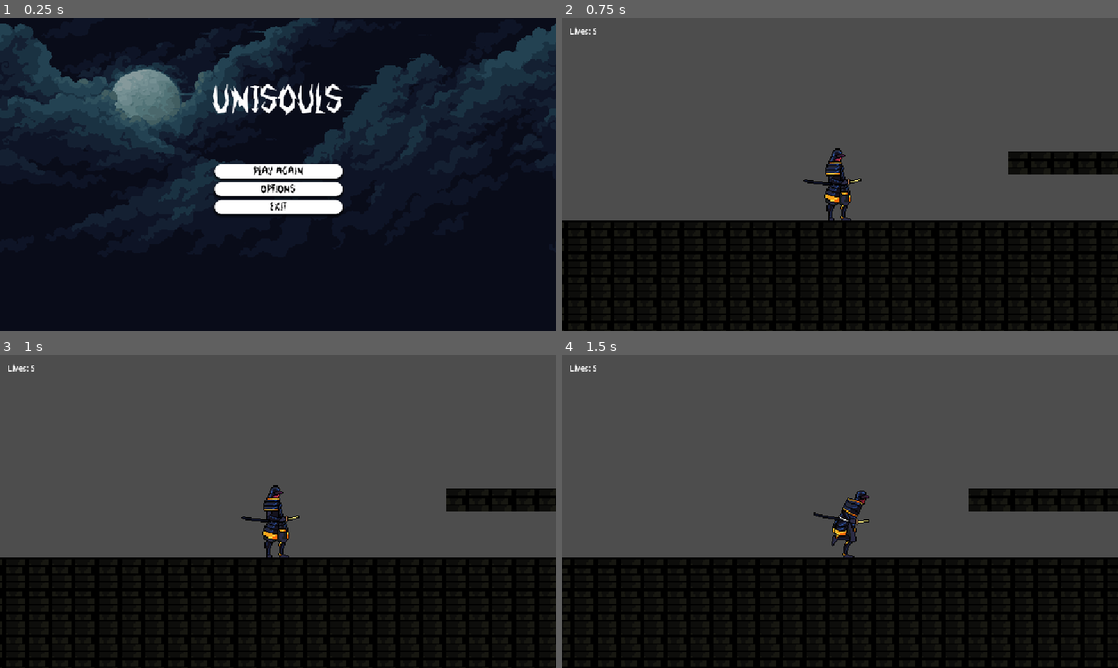
Above: before the commit, frames 1-4 (two rows, left to right).
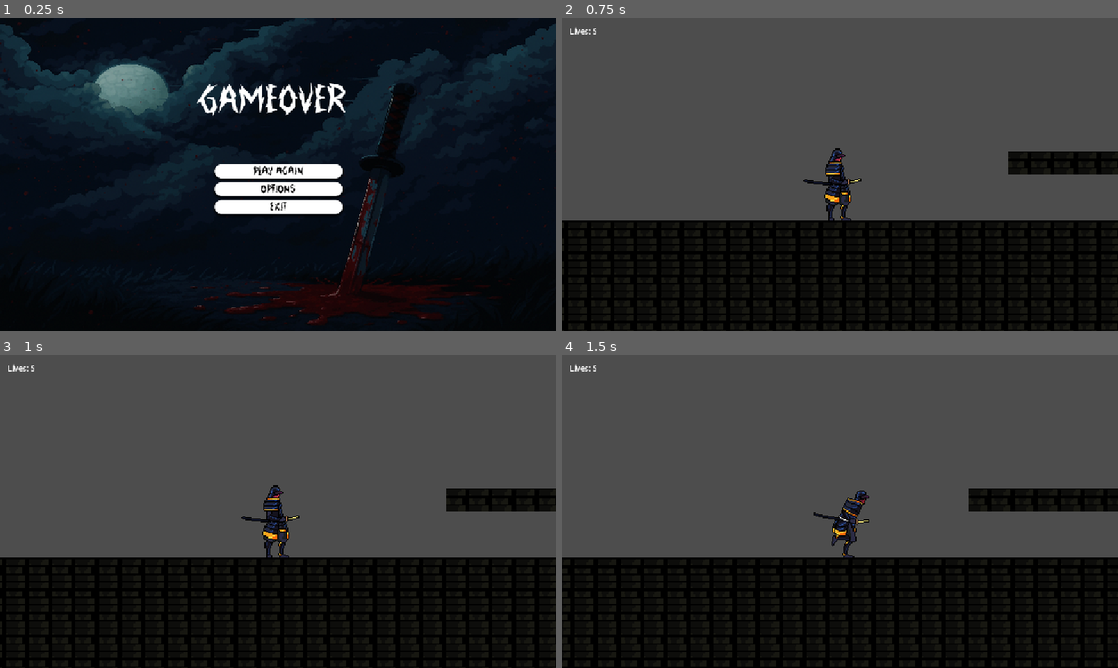
Above: after the commit, the same moments.

Repository: lmitsuol/UNISOULS
Game: Godot game, scene res://Menu/gameover.tscn
Two runs of this game, one before a commit and one after it. Both use one fixed random seed, a clock stepped at 60 frames per second and the inputs below. This scene is started directly instead of the project's main scene.
Inputs:
- Up to frame 1 (0.25 s): no input
- Up to frame 2 (0.75 s): click "Play Again" at 0.5 s
- Up to frame 3 (1 s): no input
- Up to frame 4 (1.5 s): tap Enter at 1.25 s; hold Right (ui_right) from 1.28 s (still down); tap X (Atacar) at 1.35 s

The runs differ from the first frame. In frame 1, 15% of the frame differs, in the area x 0-100%, y 0-98%; in frame 2, nothing differs; in frame 3, nothing differs; in frame 4, nothing differs.

Commit message:
Add new game over background and music
Replaced the game over screen's background image and music with new assets. Updated scene files to use Bg-gameover.png and GameOver_Song.mp3, and set music looping to false for game over and main menu. Added AudioStreamPlayer2D to the main game scene for background music.

Diff:
--- a/uni-souls-main/Menu/gameover.tscn
+++ b/uni-souls-main/Menu/gameover.tscn
@@ -1,14 +1,14 @@
 [gd_scene load_steps=18 format=3 uid="uid://bkwlgq2nxb41n"]
 
-[ext_resource type="Texture2D" uid="uid://dj7yxe6ixs78a" path="res://assets/Final/Background_0.png" id="1_pq57r"]
 [ext_resource type="Script" uid="uid://8u8scuftcwa1" path="res://Menu/gameover.gd" id="1_r4hdr"]
 [ext_resource type="FontFile" uid="uid://cu1cumga6pjeb" path="res://Fonts/Broken Up.ttf" id="2_283ng"]
-[ext_resource type="AudioStream" uid="uid://dl7171a2a4c4m" path="res://Music/Música para Unisouls.mp3" id="3_r4hdr"]
+[ext_resource type="Texture2D" uid="uid://ujmhsbuf2yge" path="res://assets/Final/Bg-gameover.png" id="2_r4hdr"]
 [ext_resource type="Script" uid="uid://b7q155bmjlvx4" path="res://Music/audio_control.gd" id="4_0w34b"]
+[ext_resource type="AudioStream" uid="uid://ddai6jtfmlv8o" path="res://Music/GameOver_Song.mp3" id="4_r4hdr"]
 [ext_resource type="Script" uid="uid://b1lc3cr73suep" path="res://Menu/fullscreen_control.gd" id="5_05nnf"]
 
 [sub_resource type="StyleBoxTexture" id="StyleBoxTexture_63m4x"]
-texture = ExtResource("1_pq57r")
+texture = ExtResource("2_r4hdr")
 modulate_color = Color(0.637843, 0.637843, 0.637843, 1)
 
 [sub_resource type="StyleBoxEmpty" id="StyleBoxEmpty_36pc6"]
@@ -173,14 +173,15 @@
 theme_override_constants/shadow_offset_y = 10
 theme_override_fonts/font = ExtResource("2_283ng")
 theme_override_font_sizes/font_size = 78
-text = "UniSouls"
+text = "GameOver "
 horizontal_alignment = 1
 vertical_alignment = 1
 
 [node name="AudioStreamPlayer" type="AudioStreamPlayer" parent="."]
-stream = ExtResource("3_r4hdr")
+stream = ExtResource("4_r4hdr")
 autoplay = true
 bus = &"Music"
+parameters/looping = false
 
 [node name="Options" type="Panel" parent="."]
 layout_mode = 1
--- a/uni-souls-main/Menu/main_menu.tscn
+++ b/uni-souls-main/Menu/main_menu.tscn
@@ -152,6 +152,7 @@
 stream = ExtResource("4_jix8l")
 autoplay = true
 bus = &"Music"
+parameters/looping = false
 
 [node name="Options" type="Panel" parent="."]
 layout_mode = 1
--- a/uni-souls-main/scenes/game.tscn
+++ b/uni-souls-main/scenes/game.tscn
@@ -13,6 +13,7 @@
 [ext_resource type="PackedScene" uid="uid://cgy672fe8b3n3" path="res://Player/player.tscn" id="10_vtaks"]
 [ext_resource type="PackedScene" uid="uid://bm162q0x76dii" path="res://HUD/lives_gui.tscn" id="12_rku1e"]
 [ext_resource type="PackedScene" uid="uid://dt8o0aa1jrcv1" path="res://Menu/pause_menu.tscn" id="13_rfjv2"]
+[ext_resource type="AudioStream" uid="uid://dl7171a2a4c4m" path="res://Music/Música para Unisouls.mp3" id="14_1phco"]
 
 [sub_resource type="TileSetAtlasSource" id="TileSetAtlasSource_lnu2h"]
 texture = ExtResource("2_yqjtg")
@@ -3734,4 +3735,9 @@
 
 [node name="Pause_menu" parent="Pause_menu" instance=ExtResource("13_rfjv2")]
 
+[node name="AudioStreamPlayer2D" type="AudioStreamPlayer2D" parent="."]
+stream = ExtResource("14_1phco")
+autoplay = true
+parameters/looping = false
+
 [connection signal="body_entered" from="Interact" to="." method="_on_interact_body_entered"]
Not shown, added: uni-souls-main/Music/GameOver_Song.mp3.import
Binary file added: uni-souls-main/assets/Final/Bg-gameover.png
Not shown, added: uni-souls-main/assets/Final/Bg-gameover.png.import
Not shown: 1 places in uni-souls-main/scenes/game.tscn that only renumber resources
Not shown, added: uni-souls-main/Music/GameOver_Song.mp3
